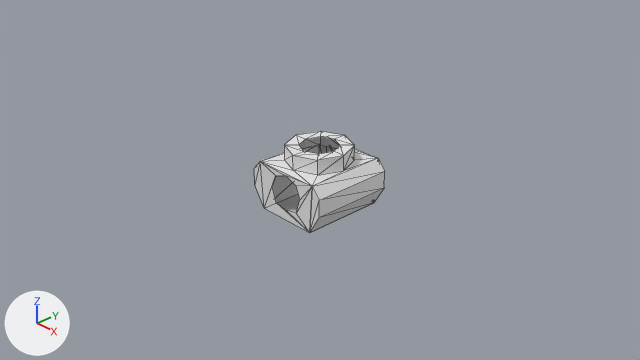
The Blender file Models/Squad/Spaces/dockingPortInline.blend, before and after one commit.
One viewpoint serves both versions: the file's camera 'Camera'. Lighting does not change. The marker at lower left points along +X, +Y and +Z. Mesh edges are drawn as thin lines.

Script lines for the objects in view, before the commit:
```python
me_shell = bpy.data.meshes.new('shell')
me_shell.from_pydata(...)  # 144 vertices, 204 faces; spans x -0.617..0.617, y -0.572..0.572, z -0.436..0.416
me_shell.materials.append(mat_material_001)
me_shellcollider_collider = bpy.data.meshes.new('shellCollider.collider')
me_shellcollider_collider.from_pydata(...)  # 64 vertices, 106 faces; spans x -0.601..0.601, y -0.566..0.566, z -0.432..0.419
ob_shell = bpy.data.objects.new('shell', me_shell)
ob_shell.parent = ob_freeiva
ob_shell.location = (0.0, 0.0, 0.0)
ob_shell.hide_set(True)
ob_shellcollider = bpy.data.objects.new('shellCollider', me_shellcollider_collider)
ob_shellcollider.parent = ob_freeiva
ob_shellcollider.location = (0.0, 0.0, 0.0)
```
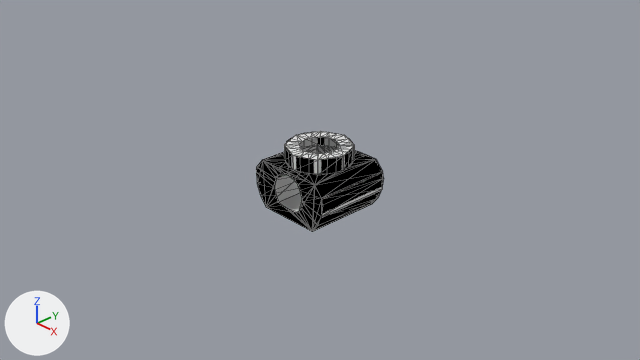
Changed parts and their boxes [x1, y1, x2, y2] in the pictures (640 x 360 px; the box of a moved part takes in the faces that stretch with it):
```json
{"object": "shellCollider", "change": "reshaped", "before": [254, 131, 385, 232], "after": [257, 131, 383, 218]}
{"object": "shell", "change": "shown", "after": [256, 132, 384, 232]}
{"part": 1, "of": "me_shell", "change": "moved or reshaped", "after": [256, 153, 341, 232], "on screen": "not visible before"}
{"part": 2, "of": "me_shell", "change": "moved or reshaped", "after": [266, 150, 384, 231], "on screen": "not visible before"}
{"part": 3, "of": "me_shellcollider_collider", "change": "moved or reshaped", "before": [254, 154, 342, 232], "after": [257, 174, 322, 217]}
{"part": 4, "of": "me_shellcollider_collider", "change": "moved or reshaped", "before": [267, 145, 385, 232], "after": [275, 146, 383, 218]}
```

The change, as JSON lines over the scene's bpy script:
```json
{"block": "me_shell", "where": "# used by ob_shell; parent = ob_freeiva; location = (0.0, 0.0, 0.0)"}
{"op": "remove", "block": "me_shell", "code": "me_shell.from_pydata(...)  # 144 vertices, 204 faces; spans x -0.617..0.617, y -0.572..0.572, z -0.436..0.416"}
{"op": "add", "block": "me_shell", "code": "me_shell.from_pydata(...)  # 144 vertices, 204 faces; spans x -0.617..0.617, y -0.528..0.528, z -0.436..0.416"}
{"block": "me_shell", "change": "me_shell part 1: all 36 vertices in x -0.617..0.617, y -0.572, z -0.436..0.22 are scaled about their middle by (1, 0.924, 1)"}
{"block": "me_shell", "change": "me_shell part 2: all 36 vertices in x -0.617..0.617, y 0.572, z -0.436..0.22 are scaled about their middle by (1, 0.924, 1)"}
{"block": "me_shellcollider_collider", "where": "# used by ob_shellcollider; parent = ob_freeiva; location = (0.0, 0.0, 0.0)"}
{"op": "remove", "block": "me_shellcollider_collider", "code": "me_shellcollider_collider.from_pydata(...)  # 64 vertices, 106 faces; spans x -0.601..0.601, y -0.566..0.566, z -0.432..0.419"}
{"op": "add", "block": "me_shellcollider_collider", "code": "me_shellcollider_collider.from_pydata(...)  # 64 vertices, 106 faces; spans x -0.601..0.601, y -0.528..0.528, z -0.432..0.419"}
{"block": "me_shellcollider_collider", "change": "me_shellcollider_collider part 3: all 20 vertices in x -0.601..0.601, y -0.566, z -0.432..0.216 are scaled about their middle by (1, 0.933, 1)"}
{"block": "me_shellcollider_collider", "change": "me_shellcollider_collider part 4: all 20 vertices in x -0.601..0.601, y 0.566, z -0.432..0.216 are scaled about their middle by (1, 0.933, 1)"}
{"op": "remove", "block": "ob_shell", "code": "ob_shell.hide_set(True)"}
```
